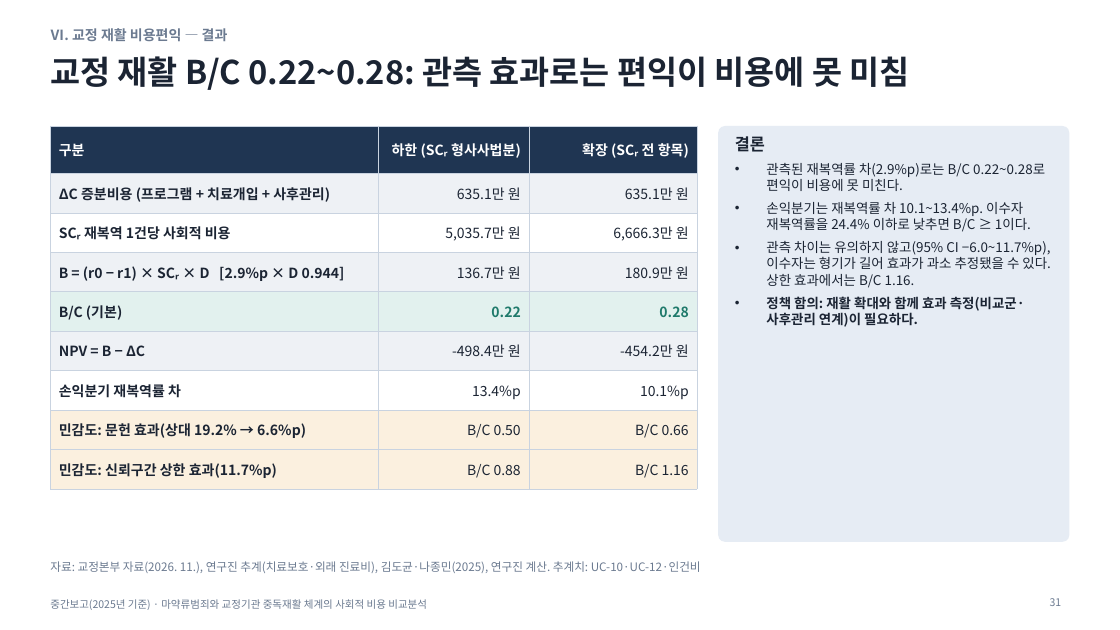
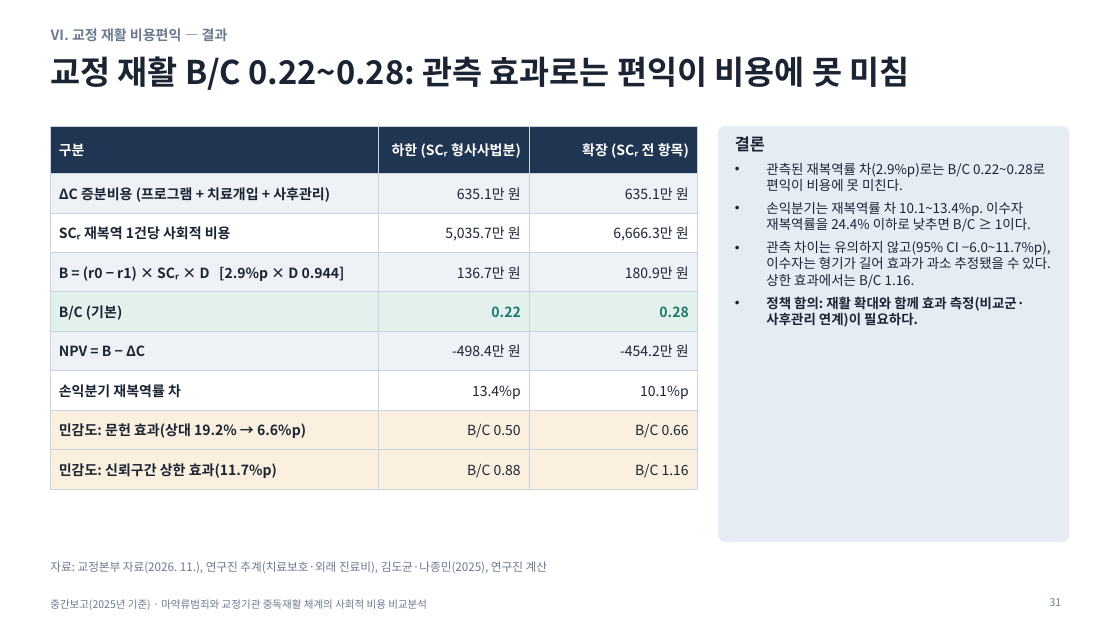
Before and after one commit to adminmrobo/drug-crime-social-cost, a slide deck: slide 31 of deliverables/2026-11-16_보고용/중간보고_마약류사회적비용_2025기준_보고용.pptx. Drawn at 1120x630 pixels with LibreOffice and Linux fonts; fonts in the diff are those of the drawing. Boxes give left, top, right and bottom in pixels: in the first picture for what was removed or moved away, otherwise in the second. Text is boxed around its words. In the diff, an @@ line names an element or a change of style, - is before the commit and + after.

Commit message:
보고용: 추계치·미확정 표현 삭제(엑셀 제외)

```diff
--- a/deliverables/2026-11-16_보고용/중간보고_마약류사회적비용_2025기준_보고용.pptx
+++ b/deliverables/2026-11-16_보고용/중간보고_마약류사회적비용_2025기준_보고용.pptx
@@ text at box(50, 561, 547, 573): text changed @@
-자료: 교정본부 자료(2026. 11.), 연구진 추계(치료보호·외래 진료비), 김도균·나종민(2025), 연구진 계산. 추계치: UC-10·UC-12·인건비
+자료: 교정본부 자료(2026. 11.), 연구진 추계(치료보호·외래 진료비), 김도균·나종민(2025), 연구진 계산
```
Also in this commit, not shown: 14 other slides changed, 7 other files.
